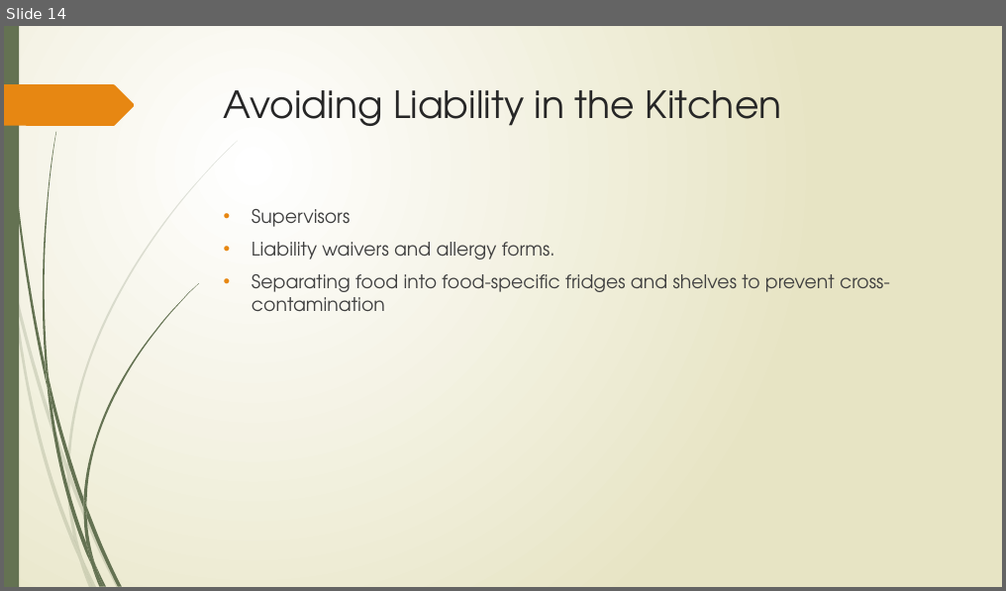
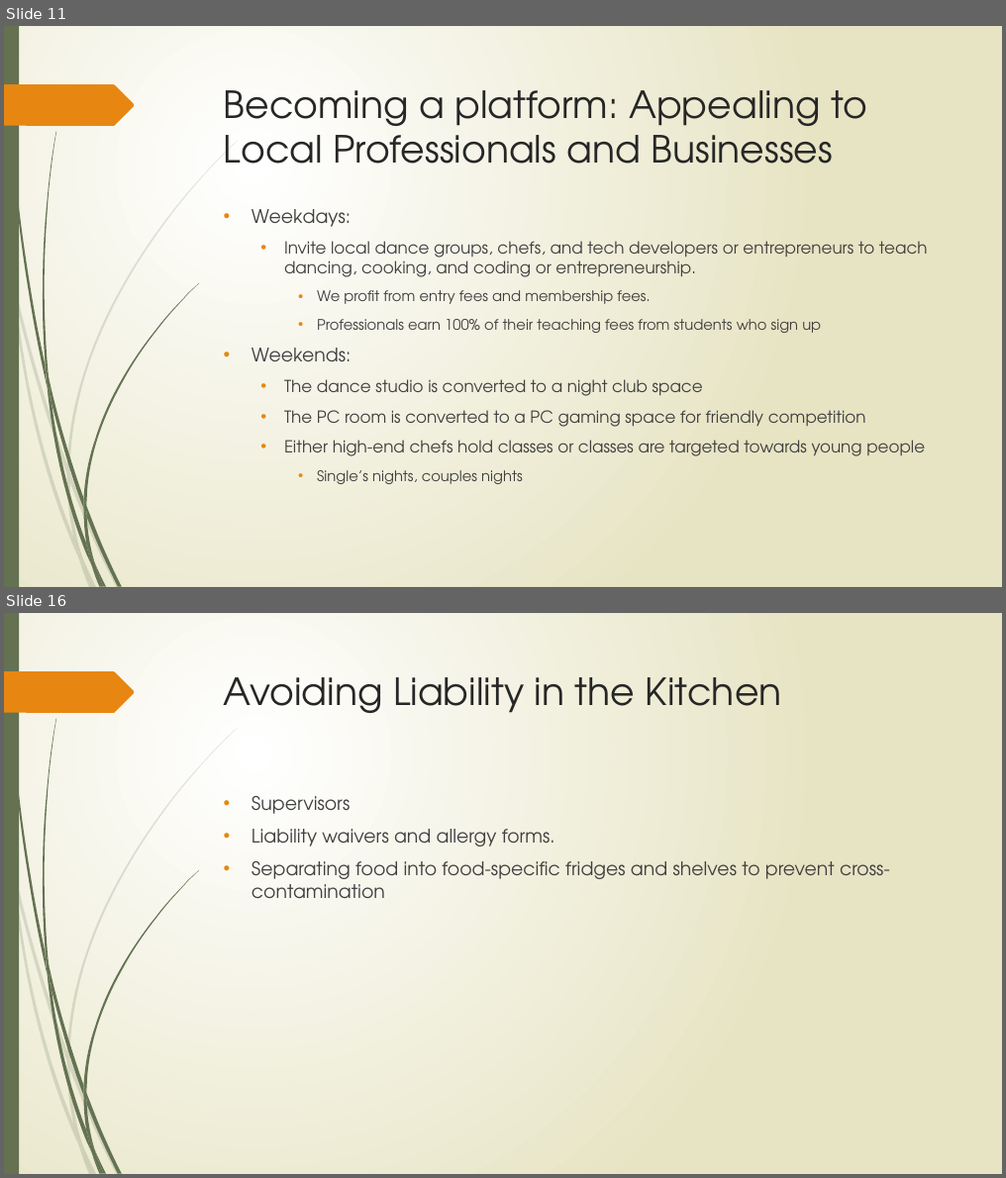
Before and after one commit to tieje/dogen, a slide deck: Presentation/SocialHub_FrancisT_06_23_2020.pptx. Shown one above the other, each under a label of ours: slide 14 before the commit, slides 11 and 16 after it; the slides between them are not shown. The pictures are 1006x591 and 1006x1178 pixels, drawn with LibreOffice and Linux fonts; fonts in the diff are those of the drawing. Boxes give left, top, right and bottom in pixels: in the first picture for what was removed or moved away, otherwise in the second. Text is boxed around its words. In the diff, an @@ line names an element or a change of style, - is before the commit and + after.

```diff
--- a/Presentation/SocialHub_FrancisT_06_23_2020.pptx
+++ b/Presentation/SocialHub_FrancisT_06_23_2020.pptx
@@ slide 11 added at (4, 26, 1002, 587), background gradient #FFFFFF to #E8E6C4; not listed: 24 template elements that a slide beside it also shows @@
@@ title added at (224, 90, 867, 164), 36 pt, text #262626 @@
+Becoming a platform: Appealing to Local Professionals and Businesses
@@ text added at (252, 209, 928, 484), 16 pt, text #404040 @@
+• Weekdays:
+  • Invite local dance groups, chefs, and tech developers or entrepreneurs to teach dancing, cooking, and coding or entrepreneurship.
+    • We profit from entry fees and membership fees.
+    • Professionals earn 100% of their teaching fees from students who sign up
+• Weekends:
+  • The dance studio is converted to a night club space
+  • The PC room is converted to a PC gaming space for friendly competition
+  • Either high-end chefs hold classes or classes are targeted towards young people
+    • Single’s nights, couples nights
@@ what was slide 14 is now slide 16 @@
```
Also in this commit, not shown: 14 slides changed, 3 other slides added, 2 slides removed, 5 other files.
